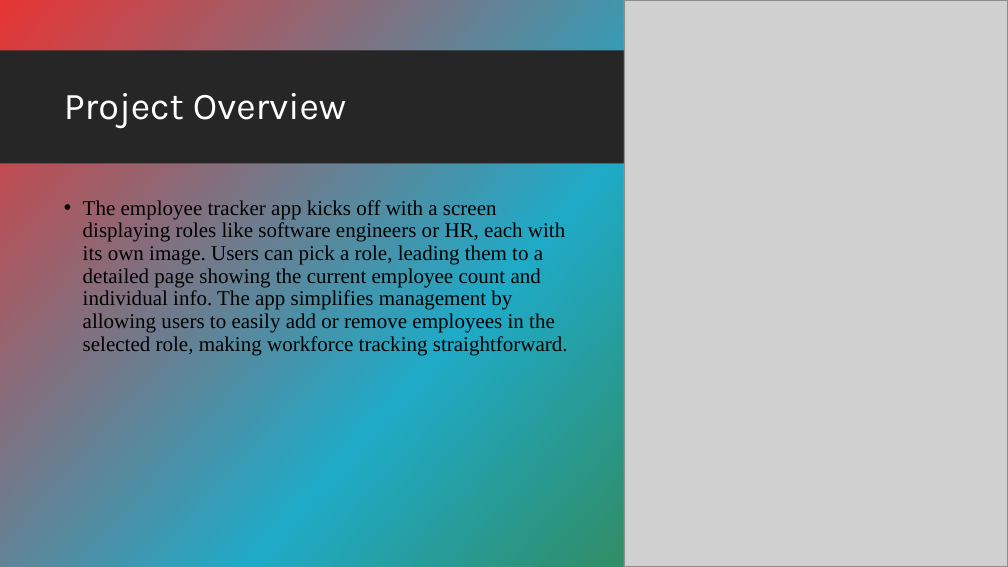
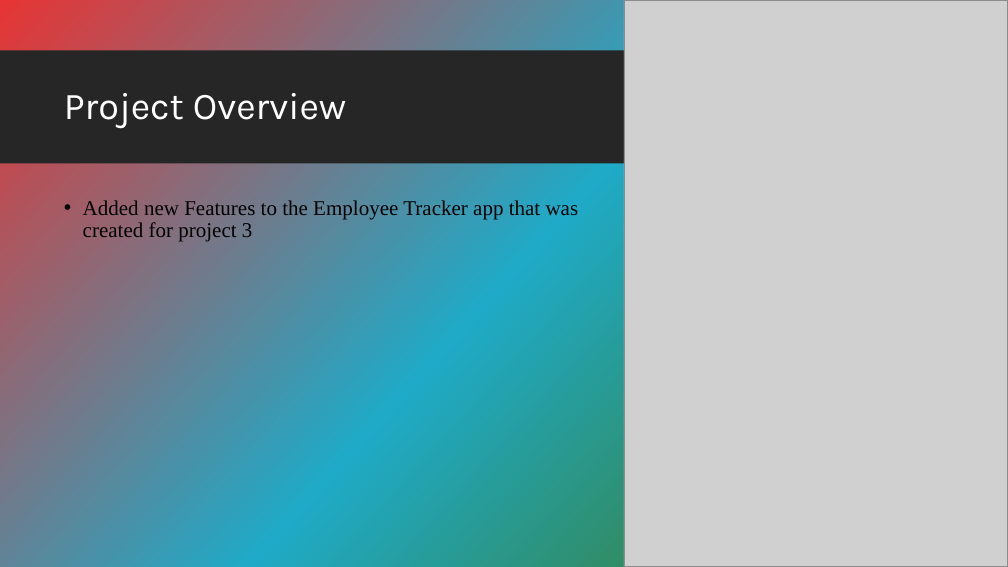
Before and after one commit to GroupCSC4110/Projects, a slide deck: slide 2 of GroupProject4/Presentation.pptx. Drawn at 1008x567 pixels with LibreOffice and Linux fonts; fonts in the diff are those of the drawing; grey boxes stand for pictures; background and template pictures are left out. Boxes give left, top, right and bottom in pixels: in the first picture for what was removed or moved away, otherwise in the second. Text is boxed around its words. In the diff, an @@ line names an element or a change of style, - is before the commit and + after.

```diff
--- a/GroupProject4/Presentation.pptx
+++ b/GroupProject4/Presentation.pptx
@@ text at [83, 200, 579, 242]: text changed @@
-• The employee tracker app kicks off with a screen displaying roles like software engineers or HR, each with its own image. Users can pick a role, leading them to a detailed page showing the current employee count and individual info. The app simplifies management by allowing users to easily add or remove employees in the selected role, making workforce tracking straightforward.
+• Added new Features to the Employee Tracker app that was created for project 3
```
